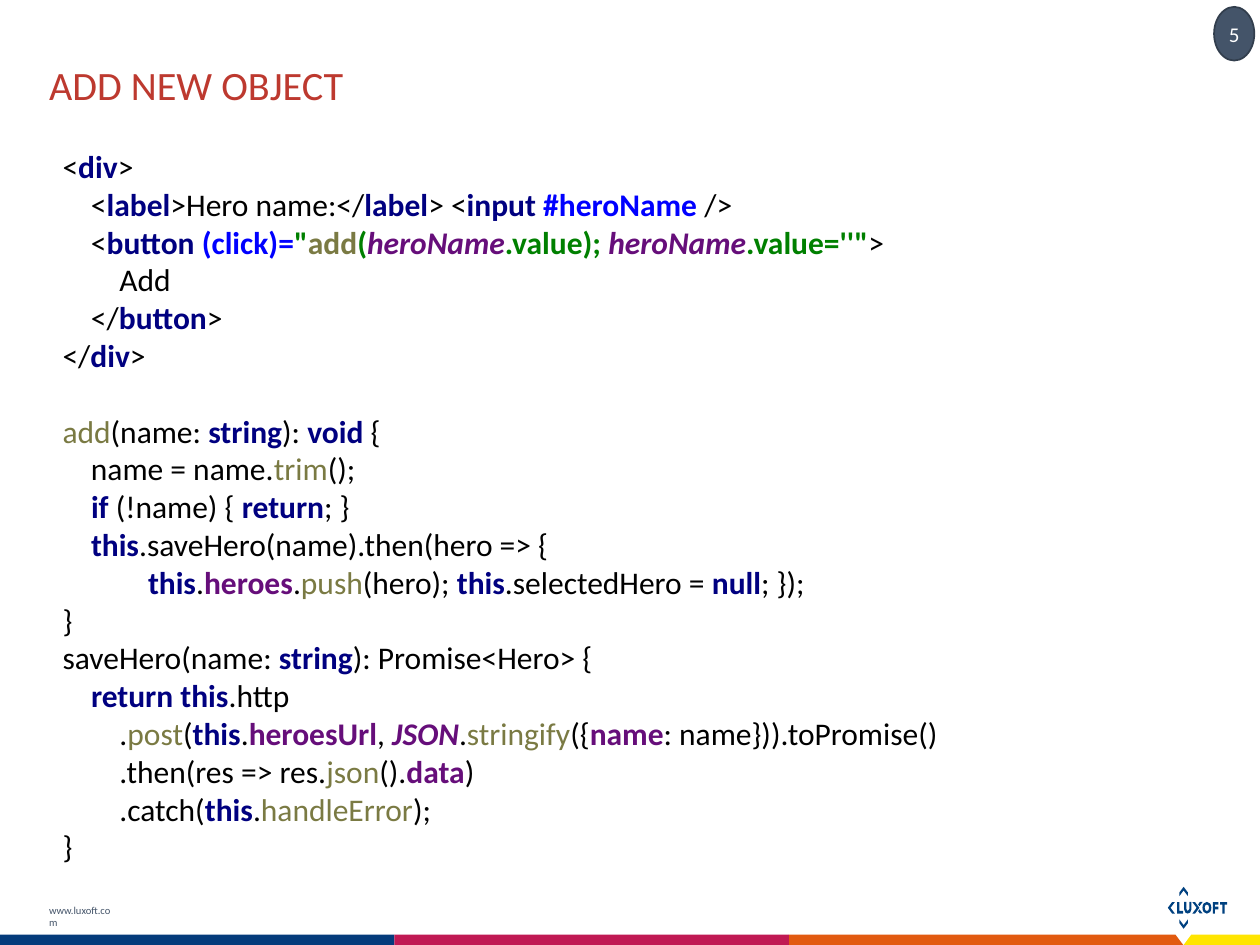
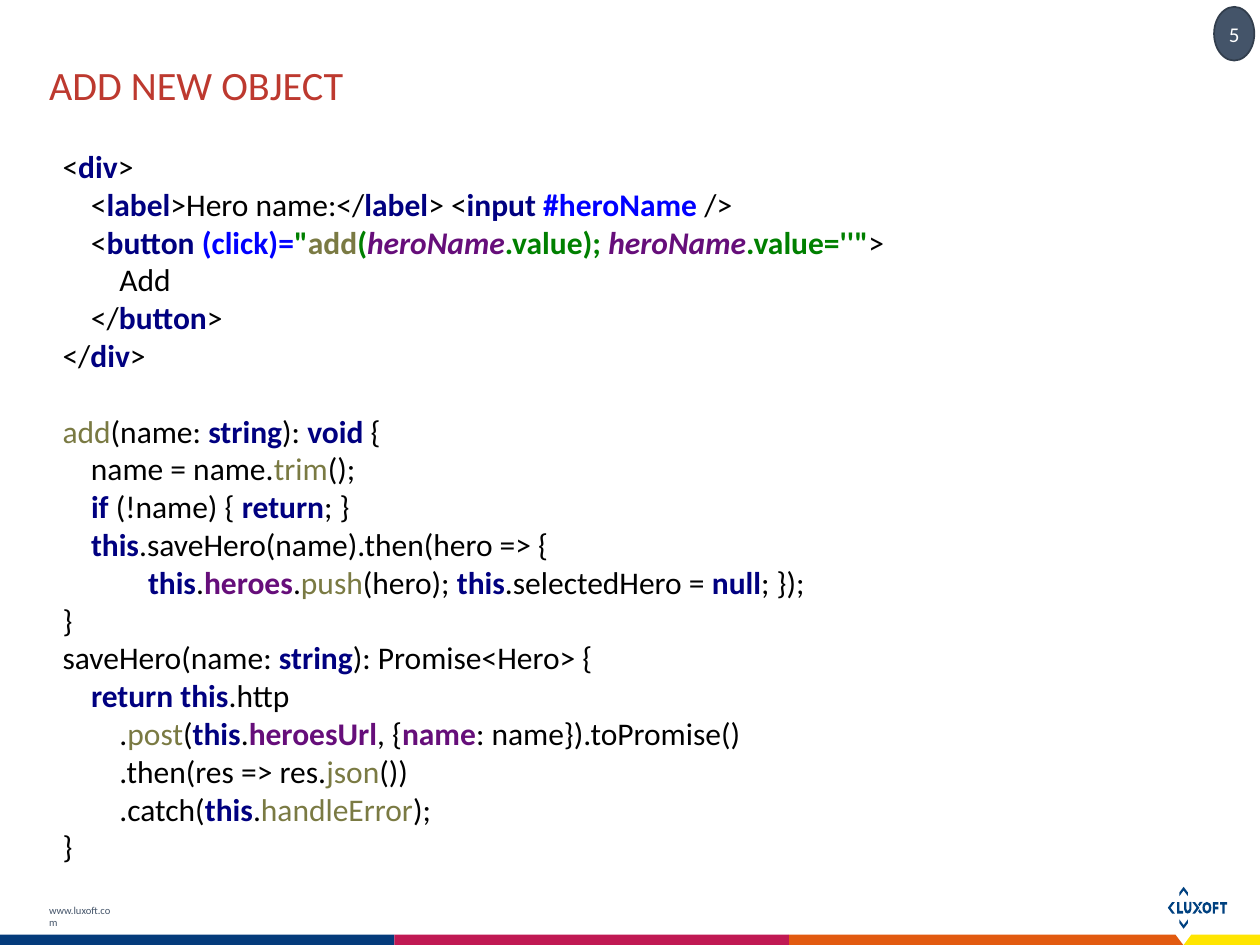
Before and after one commit to Dmdv/A2Course, a slide deck: slide 5 of Docs/angular2_http.pptx. Drawn at 1260x945 pixels with LibreOffice and Linux fonts; fonts in the diff are those of the drawing. Boxes give left, top, right and bottom in pixels: in the first picture for what was removed or moved away, otherwise in the second. Text is boxed around its words. In the diff, an @@ line names an element or a change of style, - is before the commit and + after.

```diff
--- a/Docs/angular2_http.pptx
+++ b/Docs/angular2_http.pptx
@@ text at <box>63,646,741,825</box>: text changed @@
-saveHero(name: string): Promise<Hero> {
-return this.http
-.post(this.heroesUrl, JSON.stringify({name: name})).toPromise()
-.then(res => res.json().data)
-.catch(this.handleError);
-}
+saveHero(name: string): Promise<Hero> {
+return this.http
+.post(this.heroesUrl, {name: name}).toPromise()
+.then(res => res.json())
+.catch(this.handleError);
+}
```
Also in this commit, not shown: 2 other slides changed, 3 other files.
